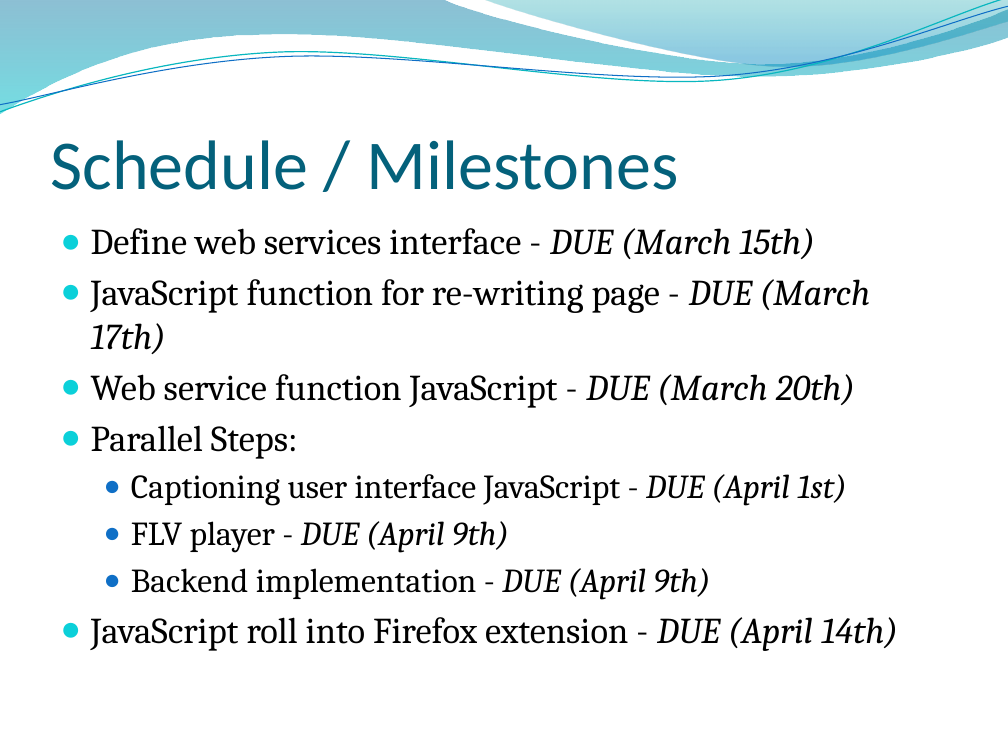
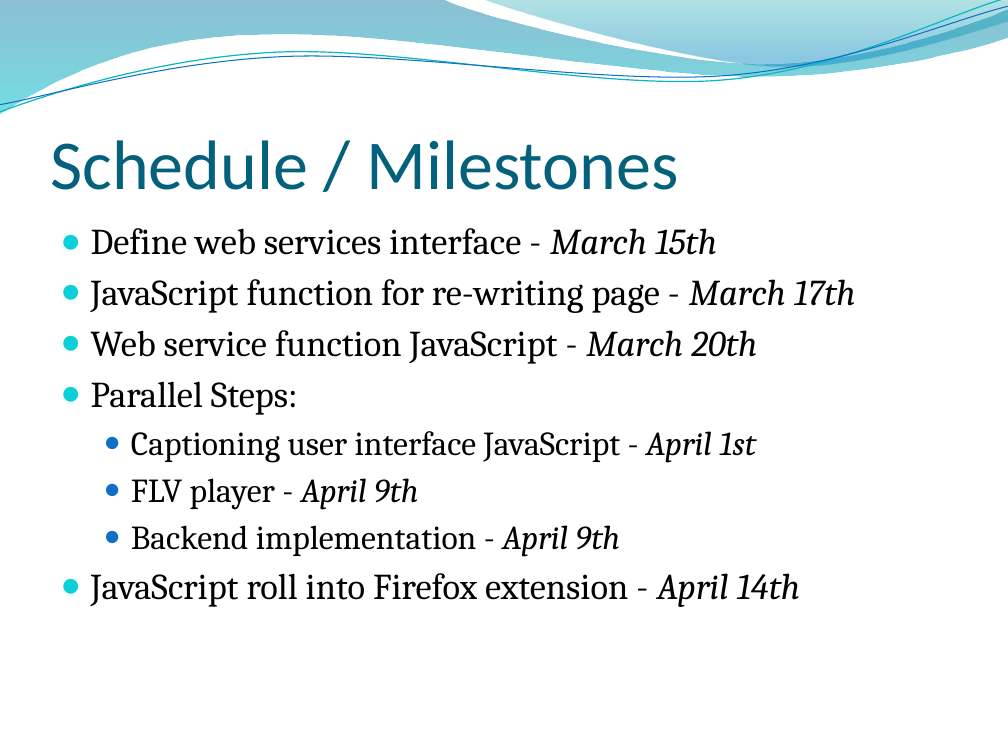
Before and after one commit to ProjPossibility/pp-community-captioner, a slide deck: slide 15 of CC.pptx (slide 12 before the commit). Drawn at 1008x756 pixels with LibreOffice and Linux fonts; fonts in the diff are those of the drawing; background and template pictures are left out. Boxes give left, top, right and bottom in pixels: in the first picture for what was removed or moved away, otherwise in the second. Text is boxed around its words. In the diff, an @@ line names an element or a change of style, - is before the commit and + after.

Commit message:
added UI slides

```diff
--- a/CC.pptx
+++ b/CC.pptx
@@ text at (91,228,856,364): text changed @@
-● Define web services interface - DUE (March 15th)
-● JavaScript function for re-writing page - DUE (March 17th)
-● Web service function JavaScript - DUE (March 20th)
+● Define web services interface - March 15th
+● JavaScript function for re-writing page - March 17th
+● Web service function JavaScript - March 20th
@@ text at (91,431,801,607): text changed @@
-  ● Captioning user interface JavaScript - DUE (April 1st)
-  ● FLV player - DUE (April 9th)
-  ● Backend implementation - DUE (April 9th)
-● JavaScript roll into Firefox extension - DUE (April 14th)
+  ● Captioning user interface JavaScript - April 1st
+  ● FLV player - April 9th
+  ● Backend implementation - April 9th
+● JavaScript roll into Firefox extension - April 14th
```
Also in this commit, not shown: 1 other slide changed, 3 slides added.
